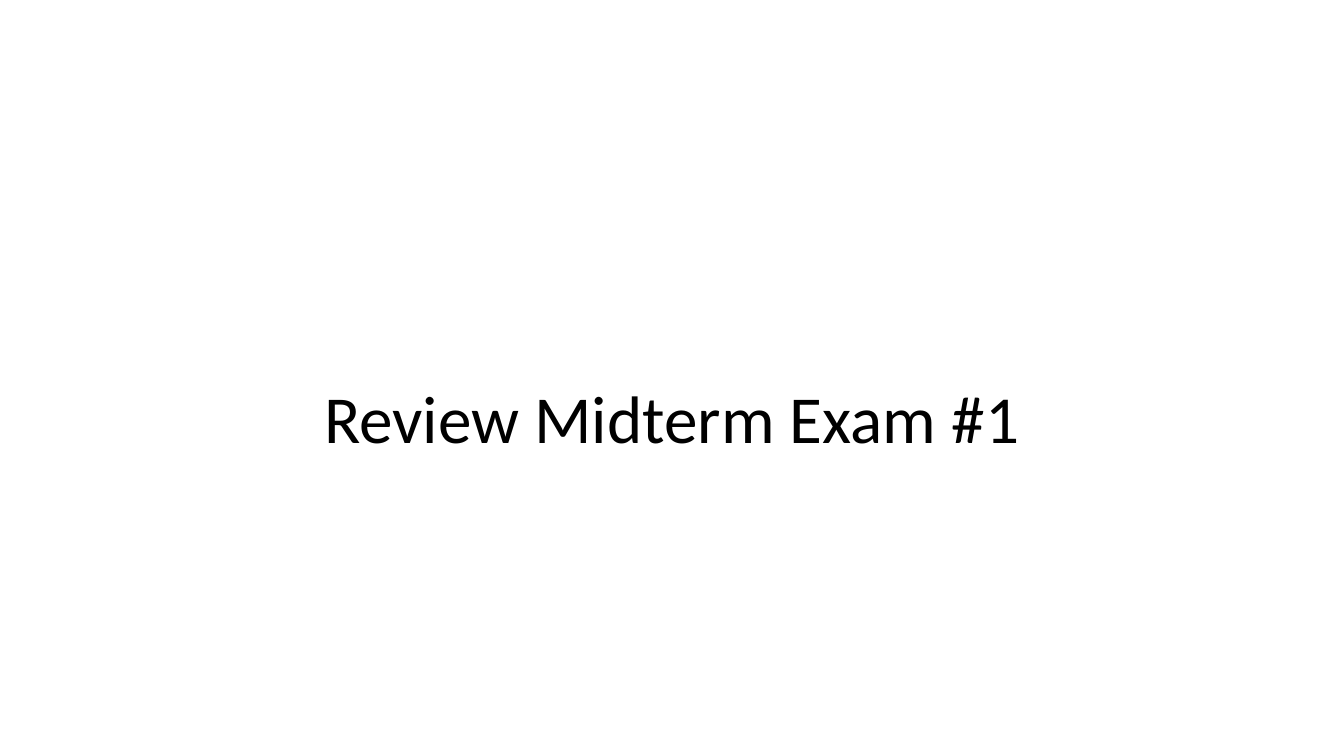
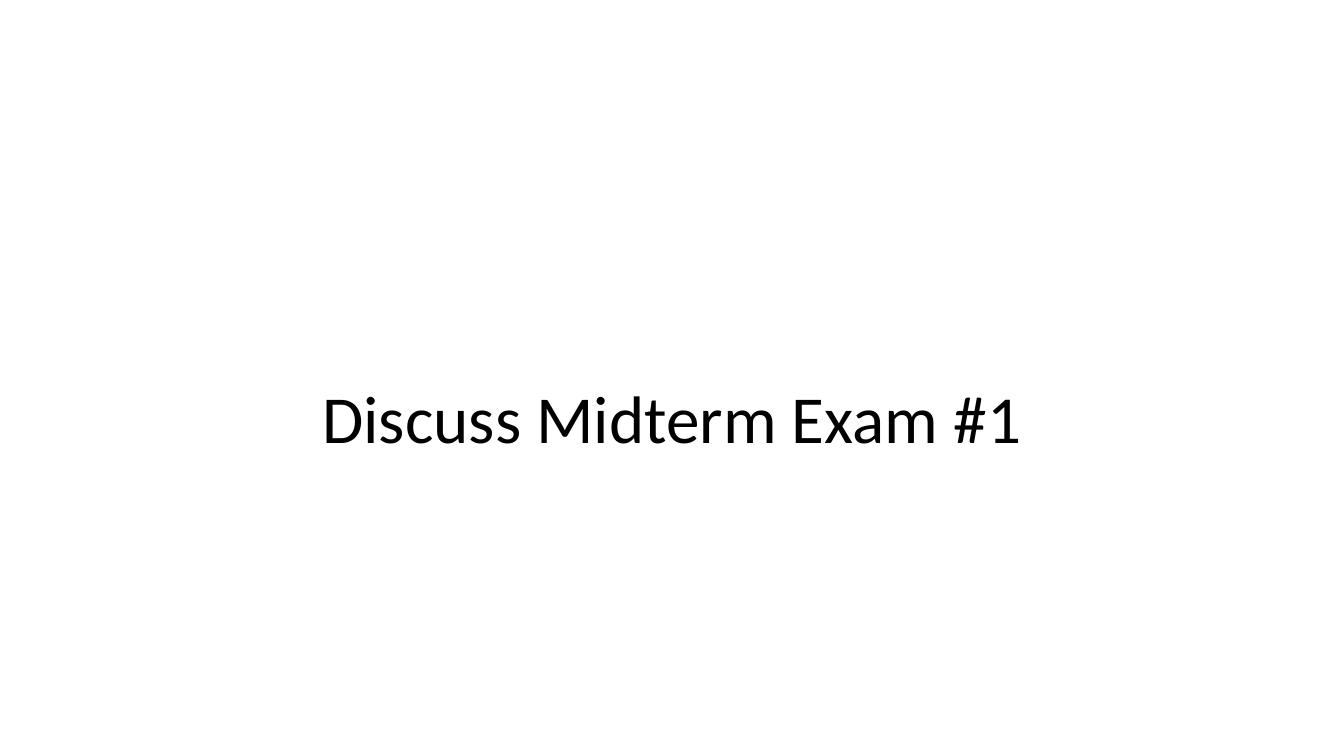
Before and after one commit to EricJPogue/www-epogue-info, a slide deck: slide 3 of CPSC-24700/Presentations/session-21.pptx. Drawn at 1344x756 pixels with LibreOffice and Linux fonts; fonts in the diff are those of the drawing. Boxes give left, top, right and bottom in pixels: in the first picture for what was removed or moved away, otherwise in the second. Text is boxed around its words. In the diff, an @@ line names an element or a change of style, - is before the commit and + after.

```diff
--- a/CPSC-24700/Presentations/session-21.pptx
+++ b/CPSC-24700/Presentations/session-21.pptx
@@ title at (x1=322, y1=396, x2=1021, y2=444): text changed @@
-Review Midterm Exam #1
+Discuss Midterm Exam #1
```
Also in this commit, not shown: 1 other slide changed.
